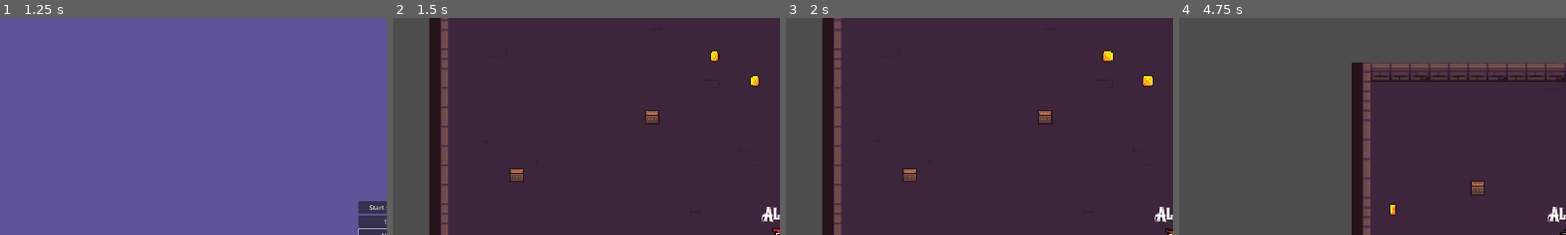
Above: before the commit, frames 1-4 (left to right).
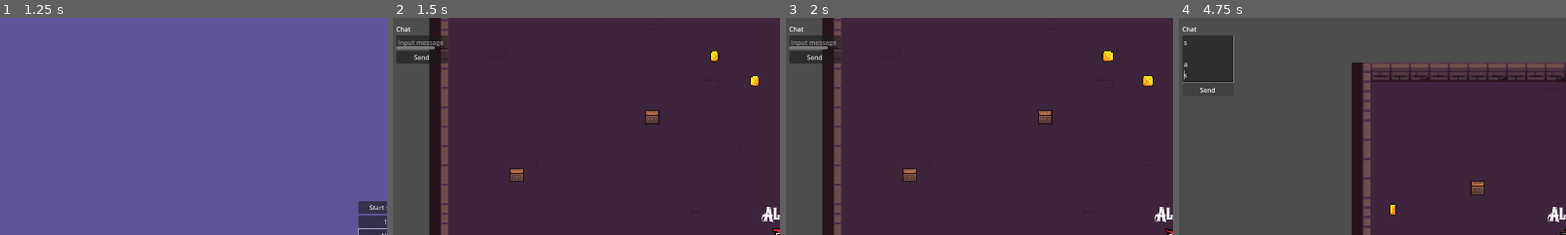
Above: after the commit, the same moments.

Repository: alnikyur/net_sandbox
Game: Godot game, scene res://scenes/ui/main_ui.tscn
The game is run twice, just before and just after one commit, with the same random seed, the same clock (stepped at 60 frames per second) and the same inputs. Sound files missing from this copy of the repository are replaced by a short silence.
Inputs (mouse positions are % of the whole screen's width and height, from its top left):
- Up to frame 1 (1.25 s): click (50, 47) at 0.52 s; type "12" at 0.6 s; click (50, 50) at 0.75 s; type "Alex" at 0.83 s
- Up to frame 2 (1.5 s): click "Start server" at 1.25 s
- Up to frame 3 (2 s): no input
- Up to frame 4 (4.75 s): click (4, 9) at 2 s, where only the run after the commit has a clickable "Send"; tap Enter at 2.75, 3.05, 3.6, 4.55 s; hold S (S) 2.78-3.53 s; hold Up (ui_up) 2.78-4.28 s; tap S (S) at 3.8 s; hold Left (ui_left) from 4.28 s (still down); hold A (A) from 4.28 s (still down)
The pictures show only the part of the screen within x 0-50%, y 0-50%; the shares and areas given below are measured in that part.

Frame 1 is identical in both runs. In frame 2, 1.2% of the frame differs, in the area x 0-15%, y 4-21%; in frame 3, 1.2%; in frame 4, 3.0%, in the area x 0-15%, y 4-35%.

Commit message:
Add chat

Diff:
--- a/scenes/lobby/lobby.gd
+++ b/scenes/lobby/lobby.gd
@@ -21,6 +21,7 @@
 ]
 
 func _ready():
+	chat_ui.message_sent.connect(_on_message_sent)
 	print("coin_label:", coin_label, "coin_last:", coin_last)
 	multiplayer.connect("peer_connected", Callable(self, "_on_player_connected"))
 	multiplayer.connect("peer_disconnected", Callable(self, "_on_player_disconnected"))
@@ -179,8 +180,8 @@
 		var random_y = randf() * field_size.y
 		coin.position = Vector2(random_x, random_y)
 
-		#coin.connect("coin_picked", Callable(self, "_on_coin_picked").bind(coin))
-		coin.connect("coin_picked", Callable(self, "_on_coin_picked"))
+		coin.connect("coin_picked", Callable(self, "_on_coin_picked").bind(coin))
+		#coin.connect("coin_picked", Callable(self, "_on_coin_picked"))
 
 		add_child(coin)
 		coins.append(coin)  # Сохраняем монету в списке
@@ -296,5 +297,27 @@
 
 
 
-#func update_score(new_score):
-	#$CanvasLayer/CoinLabel.text = "Собрано: " + str(new_score)
+@onready var chat_ui = $ChatUI
+
+@rpc("any_peer", "reliable")
+func send_chat_message(player_id: int, message: String):
+	if players.has(player_id):
+		var player_name = players[player_id].player_name
+		chat_ui.add_message(player_name, message)  # Добавляем сообщение в локальный чат только один раз
+
+		# Проверяем, чтобы сервер не пересылал сообщение дважды
+		if not multiplayer.is_server():
+			return  # Если клиент уже получил сообщение, остановить
+
+		# Если сервер, рассылаем сообщение всем клиентам
+		rpc("send_chat_message", player_id, message)
+
+
+func _on_message_sent(message: String):
+	var player_id = multiplayer.get_unique_id()
+	if multiplayer.is_server():
+		# Если это сервер, сразу обрабатываем сообщение
+		send_chat_message(player_id, message)
+	else:
+		# Если это клиент, отправляем сообщение серверу
+		rpc_id(1, "send_chat_message", player_id, message)
--- a/scenes/lobby/lobby.tscn
+++ b/scenes/lobby/lobby.tscn
@@ -6,6 +6,7 @@
 [ext_resource type="PackedScene" uid="uid://ersllfnch0in" path="res://scenes/items/coin.tscn" id="2_q5v82"]
 [ext_resource type="Texture2D" uid="uid://cjluun41m0atl" path="res://assets/tileset/Dungeon_Tileset.png" id="4_lc3sa"]
 [ext_resource type="AudioStream" uid="uid://ck2rlgxg43xya" path="res://assets/sounds/bit-beats-1-168243.mp3" id="5_dr1s3"]
+[ext_resource type="Script" path="res://scenes/ui/ChatUI.gd" id="7_g7usg"]
 
 [sub_resource type="TileSetAtlasSource" id="TileSetAtlasSource_ax6h7"]
 texture = ExtResource("1_suqbc")
@@ -1330,6 +1331,30 @@
 coin_scene = ExtResource("2_q5v82")
 player_scene = ExtResource("2_bykhq")
 
+[node name="ChatUI" type="CanvasLayer" parent="."]
+script = ExtResource("7_g7usg")
+
+[node name="VBoxContainer" type="VBoxContainer" parent="ChatUI"]
+offset_left = 8.0
+offset_top = 16.0
+offset_right = 136.0
+offset_bottom = 136.0
+
+[node name="ChatLabel" type="Label" parent="ChatUI/VBoxContainer"]
+layout_mode = 2
+text = "Chat"
+
+[node name="ChatInput" type="TextEdit" parent="ChatUI/VBoxContainer"]
+layout_mode = 2
+placeholder_text = "Input message here"
+scroll_smooth = true
+scroll_fit_content_height = true
+caret_blink = true
+
+[node name="SendButton" type="Button" parent="ChatUI/VBoxContainer"]
+layout_mode = 2
+text = "Send"
+
 [node name="TileMap" type="TileMap" parent="."]
 texture_filter = 1
 position = Vector2(104, 32)
@@ -1357,4 +1382,5 @@
 offset_right = 288.0
 offset_bottom = 88.0
 
+[connection signal="pressed" from="ChatUI/VBoxContainer/SendButton" to="ChatUI" method="_on_send_button_pressed"]
 [connection signal="finished" from="AudioPlayer" to="." method="_on_audio_player_finished"]
--- /dev/null
+++ b/scenes/ui/ChatUI.gd
@@ -0,0 +1,32 @@
+extends CanvasLayer
+
+@onready var chat_label = $VBoxContainer/ChatLabel
+@onready var chat_input = $VBoxContainer/ChatInput
+@onready var send_button = $VBoxContainer/SendButton
+
+signal message_sent(message: String)
+
+func _ready():
+	send_button.pressed.connect(_on_send_button_pressed)
+
+func _unhandled_key_input(event):
+	if event is InputEventKey and event.pressed and event.keycode == KEY_ENTER:
+		if chat_input.has_focus():  # Проверяем, активен ли чат
+			_on_send_button_pressed()
+			get_viewport().set_input_as_handled()  # Предотвращаем дублирование ввода
+
+func add_message(player_name: String, message: String):
+	chat_label.text += player_name + ": " + message + "\n"
+
+	# Ограничиваем количество строк в UI, чтобы чат не "уходил"
+	var max_lines = 10
+	var lines = chat_label.text.split("\n")
+	if lines.size() > max_lines:
+		chat_label.text = "\n".join(lines.slice(lines.size() - max_lines, lines.size()))
+
+
+func _on_send_button_pressed():
+	var text = chat_input.text.strip_edges()
+	if text != "":
+		emit_signal("message_sent", text)
+		chat_input.text = ""  # Очистка после отправки
Not shown: 1 places in scenes/lobby/lobby.tscn that only renumber resources
